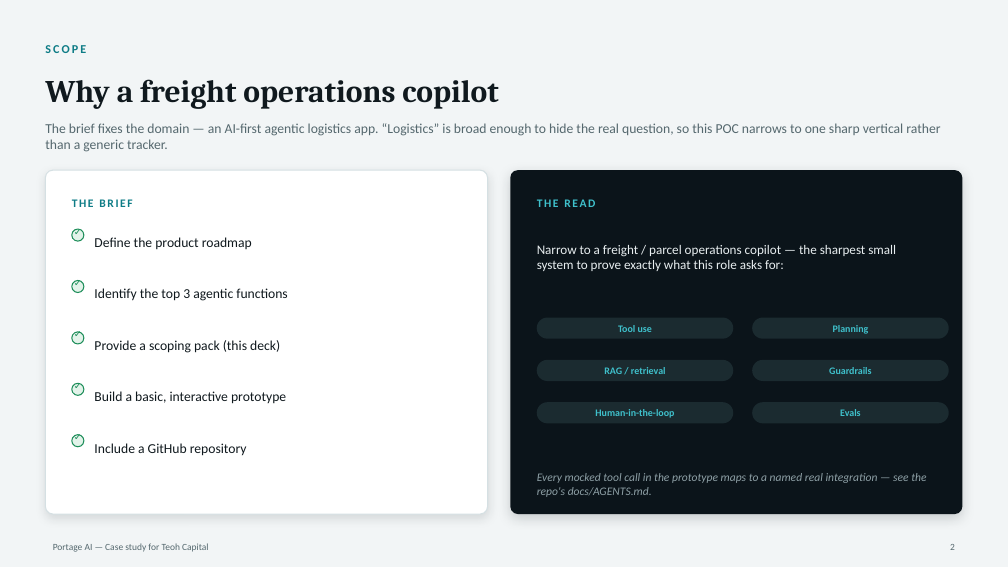
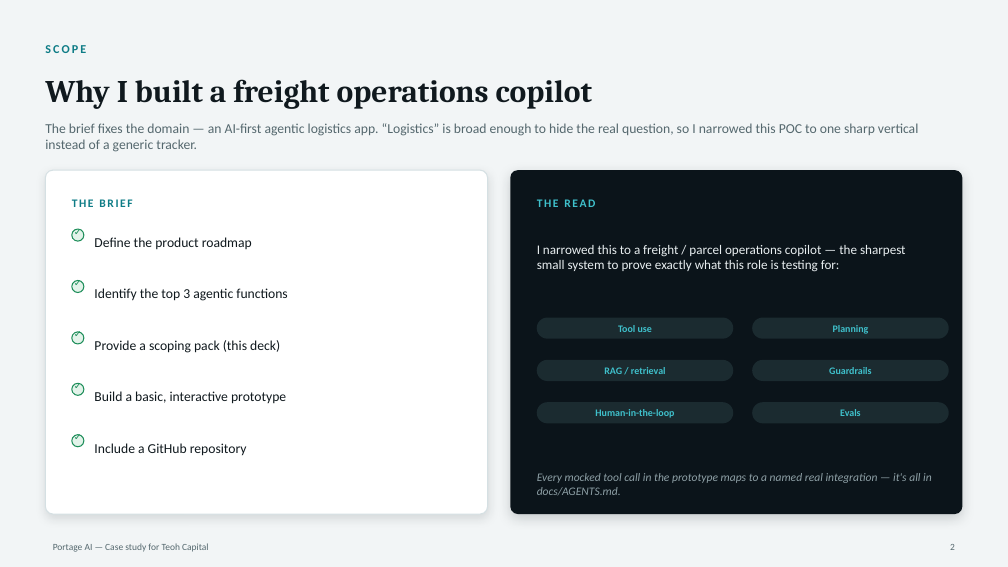
Before and after one commit to ordisey/portage-ai, a slide deck: slide 2 of scoping-pack/Portage-AI-Scoping-Pack.pptx. Drawn at 1008x567 pixels with LibreOffice and Linux fonts; fonts in the diff are those of the drawing. Boxes give left, top, right and bottom in pixels: in the first picture for what was removed or moved away, otherwise in the second. Text is boxed around its words. In the diff, an @@ line names an element or a change of style, - is before the commit and + after.

```diff
--- a/scoping-pack/Portage-AI-Scoping-Pack.pptx
+++ b/scoping-pack/Portage-AI-Scoping-Pack.pptx
@@ text at [45, 79, 592, 109]: text changed @@
-Why a freight operations copilot
+Why I built a freight operations copilot
@@ text at [45, 123, 918, 152]: text changed @@
-The brief fixes the domain — an AI-first agentic logistics app. “Logistics” is broad enough to hide the real question, so this POC narrows to one sharp vertical rather than a generic tracker.
+The brief fixes the domain — an AI-first agentic logistics app. “Logistics” is broad enough to hide the real question, so I narrowed this POC to one sharp vertical instead of a generic tracker.
@@ text at [537, 245, 906, 272]: text changed @@
-Narrow to a freight / parcel operations copilot — the sharpest small system to prove exactly what this role asks for:
+I narrowed this to a freight / parcel operations copilot — the sharpest small system to prove exactly what this role is testing for:
@@ text at [537, 473, 932, 495]: text changed @@
-Every mocked tool call in the prototype maps to a named real integration — see the repo's docs/AGENTS.md.
+Every mocked tool call in the prototype maps to a named real integration — it's all in docs/AGENTS.md.
```
Also in this commit, not shown: 1 other slide changed, 6 other files.
